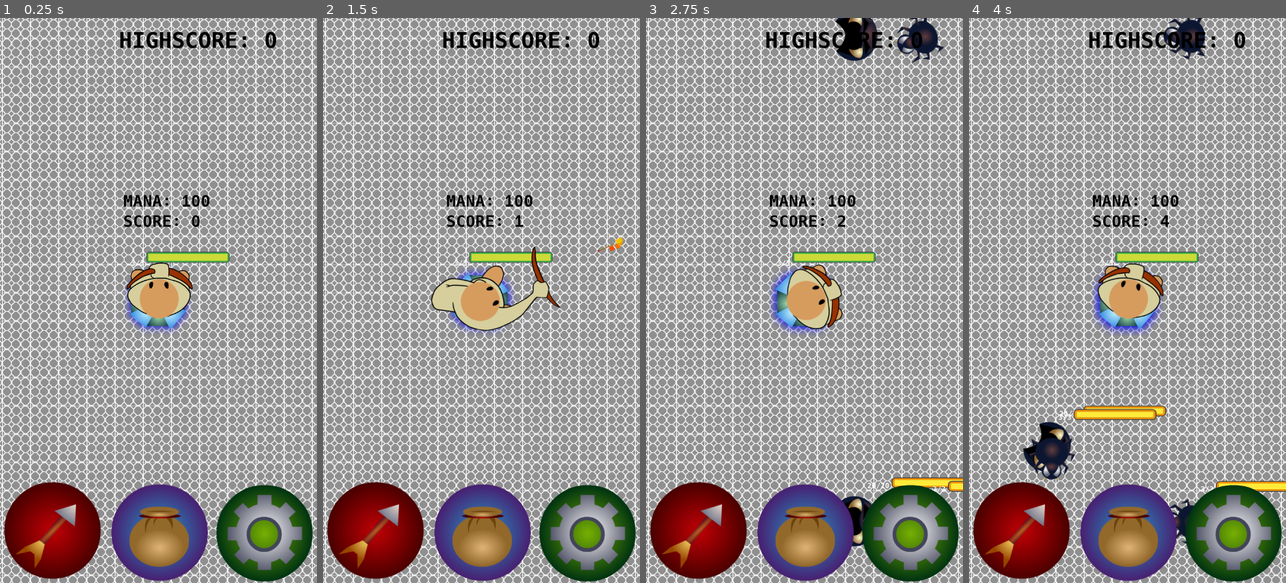
Above: before the commit, frames 1-4 (left to right).
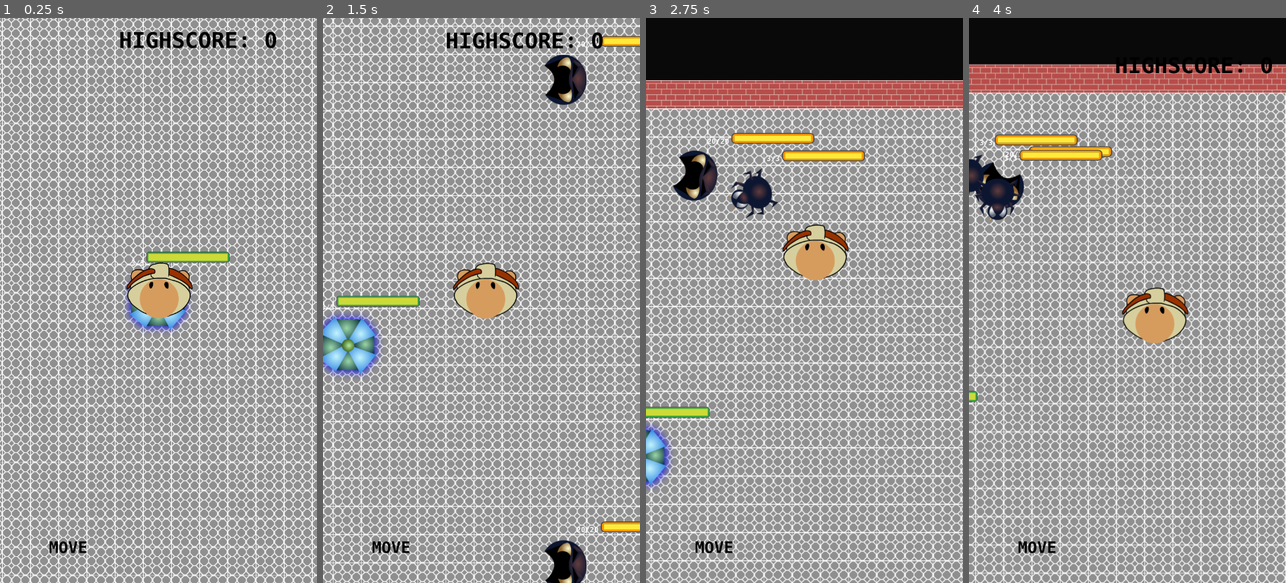
Above: after the commit, the same moments.

Repository: algch/BounceBunny
Game: Godot game, scene res://main.tscn
Same seed, same stepped clock (60 frames per second), same inputs: the game is played once before the commit and once after it.
Inputs (mouse positions are in pixels of both pictures, inside the frame that each line leads up to):
- Up to frame 1 (0.25 s): no input
- Up to frame 2 (1.5 s): move the mouse to (551, 272) at 0.52 s; press the mouse at (551, 272) at 0.53 s; move the mouse to (418, 328) at 1.27 s; release the mouse at (418, 328) at 1.28 s; click (418, 328) at 1.35 s
- Up to frame 3 (2.75 s): move the mouse to (836, 176) at 2.02 s; press the mouse at (836, 176) at 2.03 s
- Up to frame 4 (4 s): move the mouse to (1111, 413) at 2.77 s; release the mouse at (1111, 413) at 2.78 s; click (1111, 413) at 2.85 s; move the mouse to (1222, 385) at 3.52 s; press the mouse at (1222, 385) at 3.53 s

The runs differ from the first frame. In frame 1, 12% of the frame differs, in the area x 1-99%, y 31-100%; in frame 2, 62%; in frame 3, 68%; in frame 4, 69%, in the area x 0-100%, y 0-100%.

Commit message:
WIP changed mechanics

Diff:
--- a/enemies/spider/spider.gd
+++ b/enemies/spider/spider.gd
@@ -49,7 +49,6 @@
 	default_font.font_data = load('res://fonts/default-font.ttf')
 	default_font.size = 22
 	$animation.play('walk')
-	print('spider spawned with speed ', speed)
 
 func handleWeaponCollision(weapon):
 	health -= weapon.damage
--- a/engine/globals.gd
+++ b/engine/globals.gd
@@ -1,4 +1,10 @@
 extends Node
+
+enum ACTIONS {
+    MOVE,
+    ATTACK,
+    PLANT,
+}
 
 enum ITEM_TYPES {
     SEED,
@@ -10,10 +16,8 @@
     SUMMON,
 }
 
-
 func calculateChance(probability):
     return randf() <= probability
 
-
 func getRandomItemType():
     return ITEM_TYPES.values()[randi()%len(ITEM_TYPES)]
--- /dev/null
+++ b/engine/inputHandler.gd
@@ -0,0 +1,68 @@
+extends MarginContainer
+
+onready var player = get_node("/root/main/player")
+onready var main = get_node("/root/main")
+
+var recalculate_move = false
+
+func _on_inputHandler_gui_input(event):
+	if not player:
+		return
+
+	_action(event)
+	_aiming_loop()
+
+func _action(event):
+	match main.get_selected_action():
+		globals.ACTIONS.MOVE:
+			_handle_move_action(event)
+		globals.ACTIONS.ATTACK:
+			_handle_attack_action(event)
+		globals.ACTIONS.PLANT:
+			pass
+
+func _handle_move_action(event):
+	if event.is_action("touch") or recalculate_move:
+		var direction = (get_global_mouse_position() - Vector2(360, 630)).normalized()
+		player.direction = direction
+		recalculate_move = true
+
+	if event.is_action_released('touch'):
+		player.direction = Vector2(0, 0)
+		recalculate_move = false
+
+func _handle_attack_action(event):
+	if event.is_action_pressed('touch') and player.current_state != player.STATE.charging:
+		player.current_state = player.STATE.charging
+		player.shoot_point_start = get_global_mouse_position()
+
+	if event.is_action_released('touch') and player.current_state == player.STATE.charging:
+		var shoot_length = (get_global_mouse_position() - player.shoot_point_start).length()
+		shoot_length = shoot_length if shoot_length <= player.MAX_SHOOT_LENGTH else player.MAX_SHOOT_LENGTH
+		var power = shoot_length/player.MAX_SHOOT_LENGTH
+		player.get_node("animation").set_frame(0)
+
+		player.current_state = player.STATE.idle
+		if power >= 0.2:
+			var direction = (player.shoot_point_start - get_global_mouse_position()).normalized()
+			if player.current_weapon == globals.PROJECTILE_TYPES.ATTACK:
+				player.attack(power, direction)
+			if player.current_weapon == globals.PROJECTILE_TYPES.SUMMON:
+				player.summonPlant(power, direction)
+
+			player.releaseAnimation()
+
+func _aiming_loop():
+	if player.current_state != player.STATE.charging:
+		return
+
+	var reference = (player.shoot_point_start - get_global_mouse_position())
+	var partial_power = reference.length()/player.MAX_SHOOT_LENGTH
+	partial_power = partial_power if partial_power <= 1.0 else 1.0
+	reference = reference.normalized()
+	var frame = floor(partial_power * player.ANIMATION_FRAME_COUNT)
+	player.get_node("animation").set_frame(frame)
+	if partial_power <= 0.2:
+		return
+	var angle = reference.angle() + PI/2.0
+	player.get_node("animation").rotation = angle
--- /dev/null
+++ b/engine/inputHandler.tscn
@@ -0,0 +1,12 @@
+[gd_scene load_steps=2 format=2]
+
+[ext_resource path="res://engine/inputHandler.gd" type="Script" id=1]
+
+[node name="inputHandler" type="MarginContainer"]
+margin_right = 720.0
+margin_bottom = 1080.0
+script = ExtResource( 1 )
+__meta__ = {
+"_edit_use_anchors_": false
+}
+[connection signal="gui_input" from="." to="." method="_on_inputHandler_gui_input"]
--- a/engine/main.gd
+++ b/engine/main.gd
@@ -21,6 +21,9 @@
 var MAX_SPIDER_SPEED = INITIAL_MAX_SPIDER_SPEED
 var MAX_SPIDER_DAMAGE = INITIAL_MAX_SPIDER_DAMAGE
 var MAX_SPIDER_HEALTH = INITIAL_MAX_SPIDER_HEALTH
+
+var available_actions = [globals.ACTIONS.MOVE, globals.ACTIONS.ATTACK, globals.ACTIONS.PLANT]
+var selected_action : = 0
 
 var savegame = File.new()
 var save_path = 'user://savegame.save'
@@ -109,6 +112,17 @@
 func _ready():
 	randomize()
 	if not savegame.file_exists(save_path):
-		print('created save data')
 		create_save()
 	$player/highScore.set_text('HIGHSCORE: ' + str(getHighScore()))
+
+func _on_gui_action_changed(change_dir):
+	var action_index = selected_action + change_dir
+	if action_index < 0:
+		action_index = available_actions.size() - 1
+	elif action_index > available_actions.size() - 1:
+		action_index = 0
+	selected_action = action_index
+	$CanvasLayer/gui/label.set_text(str(selected_action))
+
+func get_selected_action():
+	return available_actions[selected_action]
--- /dev/null
+++ b/engine/swipeDetector.gd
@@ -0,0 +1,36 @@
+extends Node
+
+signal swipe(direction)
+signal swipe_canceled(start_position)
+
+export(float, 1.0, 1.5) var MAX_DIAGONAL_SLOPE = 1.3
+
+onready var timer : = $Timer
+var swipe_start_position : = Vector2()
+
+func _on_swipeDetector_gui_input(event):
+	if not event is InputEventScreenTouch:
+		return
+
+	if event.pressed:
+		_start_detection(event.position)
+	elif not timer.is_stopped():
+		_end_detection(event.position)
+
+func _start_detection(detection_pos : Vector2):
+	swipe_start_position = detection_pos
+	timer.start()
+
+func _end_detection(detection_pos: Vector2):
+	timer.stop()
+	var direction : =  (detection_pos - swipe_start_position).normalized()
+	if abs(direction.x) + abs(direction.y) >= MAX_DIAGONAL_SLOPE:
+		return
+	if abs(direction.x) > abs(direction.y):
+		emit_signal("swipe", Vector2(-sign(direction.x), 0.0))
+	else:
+		emit_signal("swipe", Vector2(0.0, -sign(direction.y)))
+
+func _on_Timer_timeout():
+	timer.stop()
+	emit_signal("swipe_canceled", swipe_start_position)
--- /dev/null
+++ b/engine/swipeDetector.tscn
@@ -0,0 +1,15 @@
+[gd_scene load_steps=2 format=2]
+
+[ext_resource path="res://engine/swipeDetector.gd" type="Script" id=1]
+
+[node name="swipeDetector" type="MarginContainer"]
+margin_right = 720.0
+margin_bottom = 200.0
+script = ExtResource( 1 )
+__meta__ = {
+"_edit_use_anchors_": true
+}
+
+[node name="Timer" type="Timer" parent="."]
+[connection signal="gui_input" from="." to="." method="_on_swipeDetector_gui_input"]
+[connection signal="timeout" from="Timer" to="." method="_on_Timer_timeout"]
--- /dev/null
+++ b/gui/gui.gd
@@ -0,0 +1,17 @@
+extends Control
+
+signal action_changed(direction)
+
+func _on_swipeDetector_swipe(swipe_direction : Vector2):
+	var x_swipe : = int(swipe_direction.x)
+	if x_swipe != 0:
+		emit_signal("action_changed", int(x_swipe))
+
+func action_selector_left():
+	pass
+
+func action_selector_right():
+	pass
+
+func _on_swipeDetector_swipe_canceled(position_start : Vector2):
+	print("swipe canceled")
--- /dev/null
+++ b/gui/gui.tscn
@@ -0,0 +1,38 @@
+[gd_scene load_steps=6 format=2]
+
+[ext_resource path="res://fonts/default-font.ttf" type="DynamicFontData" id=1]
+[ext_resource path="res://gui/gui.gd" type="Script" id=2]
+[ext_resource path="res://engine/swipeDetector.tscn" type="PackedScene" id=3]
+[ext_resource path="res://engine/inputHandler.tscn" type="PackedScene" id=4]
+
+[sub_resource type="DynamicFont" id=1]
+size = 36
+font_data = ExtResource( 1 )
+
+[node name="gui" type="Control"]
+script = ExtResource( 2 )
+__meta__ = {
+"_edit_use_anchors_": false
+}
+
+[node name="label" type="Label" parent="."]
+margin_left = 110.695
+margin_top = 1178.04
+margin_right = 352.695
+margin_bottom = 1267.04
+custom_fonts/font = SubResource( 1 )
+custom_colors/font_color = Color( 0.00392157, 0, 0, 1 )
+text = "MOVE"
+__meta__ = {
+"_edit_use_anchors_": false
+}
+
+[node name="swipeDetector" parent="." instance=ExtResource( 3 )]
+anchor_top = 12.056
+anchor_bottom = 12.056
+margin_top = 1080.0
+margin_bottom = 1280.0
+
+[node name="inputHandler" parent="." instance=ExtResource( 4 )]
+[connection signal="swipe" from="swipeDetector" to="." method="_on_swipeDetector_swipe"]
+[connection signal="swipe_canceled" from="swipeDetector" to="." method="_on_swipeDetector_swipe_canceled"]
--- a/main.tscn
+++ b/main.tscn
@@ -1,10 +1,12 @@
-[gd_scene load_steps=6 format=2]
+[gd_scene load_steps=8 format=2]
 
 [ext_resource path="res://engine/main.gd" type="Script" id=1]
 [ext_resource path="res://tiles/dungeon_tileset.tres" type="TileSet" id=2]
 [ext_resource path="res://plants/plant.tscn" type="PackedScene" id=3]
 [ext_resource path="res://player/player.tscn" type="PackedScene" id=4]
 [ext_resource path="res://enemies/spawner/spawner.tscn" type="PackedScene" id=5]
+[ext_resource path="res://engine/swipeDetector.tscn" type="PackedScene" id=6]
+[ext_resource path="res://gui/gui.tscn" type="PackedScene" id=7]
 
 [node name="main" type="Node"]
 script = ExtResource( 1 )
@@ -33,3 +35,10 @@
 
 [node name="spawner4" parent="." instance=ExtResource( 5 )]
 position = Vector2( 2200, 1350 )
+
+[node name="swipeDetector" parent="." instance=ExtResource( 6 )]
+
+[node name="CanvasLayer" type="CanvasLayer" parent="."]
+
+[node name="gui" parent="CanvasLayer" instance=ExtResource( 7 )]
+[connection signal="action_changed" from="CanvasLayer/gui" to="." method="_on_gui_action_changed"]
--- a/player/player.gd
+++ b/player/player.gd
@@ -1,6 +1,7 @@
 extends Position2D
 
 var SPEED = 500
+var direction = Vector2(0, 0)
 
 var TYPE = 'player'
 
@@ -20,6 +21,7 @@
 }
 var current_state = STATE.idle
 var current_weapon = globals.PROJECTILE_TYPES.ATTACK
+var selected_action = globals.ACTIONS.MOVE
 var shoot_point_start = null
 
 var default_font = DynamicFont.new()
@@ -154,17 +156,6 @@
 		1:
 			return 'summon'
 
-func _draw():
-	if current_state != STATE.charging:
-		return
-	draw_circle(
-		shoot_point_start - position,
-		(get_global_mouse_position() - shoot_point_start).length(),
-		Color(1, 1, 1, 0.25)
-	)
-	var color = Color(1, 1, 1) if (get_global_mouse_position() - shoot_point_start).length() < MAX_SHOOT_LENGTH else Color(1, 0, 0)
-	draw_line(Vector2(0, 0), shoot_point_start - get_global_mouse_position(), color, 4.0)
-
 func _on_animation_finished():
 	var animation_name
 	var part = 0 if current_state == STATE.idle else 1
@@ -194,14 +185,5 @@
 	var angle = reference.angle() + PI/2.0
 	$animation.rotation = angle
 
-func updateGui():
-	var message = 'MANA: ' + str(mana) + '\nSCORE: ' + str(main.score)
-	$gui/label.set_text(message)
-
-func _process(delta):
-	updateGui()
-	update()
-
 func _physics_process(delta):
-	aimingLoop()
-	pollInput()
+	position += direction * SPEED * delta
--- a/player/player.tscn
+++ b/player/player.tscn
@@ -48,9 +48,6 @@
 [ext_resource path="res://player/animations/attack/Player0024.png" type="Texture" id=46]
 [ext_resource path="res://player/animations/attack/Player0025.png" type="Texture" id=47]
 [ext_resource path="res://fonts/default-font.ttf" type="DynamicFontData" id=48]
-[ext_resource path="res://player/sprites/1.png" type="Texture" id=49]
-[ext_resource path="res://player/sprites/2.png" type="Texture" id=50]
-[ext_resource path="res://player/sprites/3.png" type="Texture" id=51]
 [ext_resource path="res://player/sprites/pause_screen.png" type="Texture" id=52]
 [ext_resource path="res://player/sprites/4.png" type="Texture" id=53]
 [ext_resource path="res://player/sprites/5.png" type="Texture" id=54]
@@ -82,7 +79,7 @@
 extents = Vector2( 85, 60 )
 
 [sub_resource type="DynamicFont" id=3]
-size = 36
+size = 100
 font_data = ExtResource( 48 )
 
 [sub_resource type="CircleShape2D" id=4]
@@ -91,20 +88,7 @@
 [sub_resource type="CircleShape2D" id=5]
 radius = 110.0
 
-[sub_resource type="CircleShape2D" id=6]
-radius = 110.0
-
-[sub_resource type="DynamicFont" id=7]
-size = 100
-font_data = ExtResource( 48 )
-
-[sub_resource type="CircleShape2D" id=8]
-radius = 110.0
-
-[sub_resource type="CircleShape2D" id=9]
-radius = 110.0
-
-[sub_resource type="DynamicFont" id=10]
+[sub_resource type="DynamicFont" id=6]
 size = 50
 font_data = ExtResource( 48 )
 
@@ -132,38 +116,6 @@
 position = Vector2( 0, -20 )
 shape = SubResource( 2 )
 
-[node name="gui" type="MarginContainer" parent="."]
-margin_left = -79.8714
-margin_top = -246.875
-margin_right = 162.129
-margin_bottom = -157.875
-
-[node name="label" type="Label" parent="gui"]
-margin_right = 242.0
-margin_bottom = 89.0
-custom_fonts/font = SubResource( 3 )
-custom_colors/font_color = Color( 0.00392157, 0, 0, 1 )
-text = "MANA: 100.0
-SCORE: 0"
-
-[node name="bow" type="TouchScreenButton" parent="."]
-position = Vector2( -399.21, 355.586 )
-normal = ExtResource( 49 )
-shape = SubResource( 4 )
-action = "use_bow"
-
-[node name="seed" type="TouchScreenButton" parent="."]
-position = Vector2( -156.01, 360.387 )
-normal = ExtResource( 50 )
-shape = SubResource( 5 )
-action = "use_seed"
-
-[node name="options" type="TouchScreenButton" parent="."]
-position = Vector2( 82.3901, 361.987 )
-normal = ExtResource( 51 )
-shape = SubResource( 6 )
-action = "pause"
-
 [node name="pauseScreen" type="Sprite" parent="."]
 pause_mode = 2
 visible = false
@@ -184,7 +136,7 @@
 position = Vector2( -371.238, -334.434 )
 z_index = 3
 normal = ExtResource( 53 )
-shape = SubResource( 8 )
+shape = SubResource( 4 )
 action = "resume_restart"
 
 [node name="quit" type="TouchScreenButton" parent="."]
@@ -193,7 +145,7 @@
 position = Vector2( 36.8036, -318.432 )
 z_index = 3
 normal = ExtResource( 54 )
-shape = SubResource( 9 )
+shape = SubResource( 5 )
 action = "quit"
 
 [node name="highScore" type="Label" parent="."]
@@ -201,11 +153,8 @@
 margin_top = -618.934
 margin_right = 86.7049
 margin_bottom = -546.934
-custom_fonts/font = SubResource( 10 )
+custom_fonts/font = SubResource( 6 )
 custom_colors/font_color = Color( 0, 0, 0, 1 )
 [connection signal="animation_finished" from="animation" to="." method="_on_animation_finished"]
-[connection signal="released" from="bow" to="." method="_on_bow_released"]
-[connection signal="released" from="seed" to="." method="_on_seed_released"]
-[connection signal="released" from="options" to="." method="_on_options_released"]
 [connection signal="released" from="resumeRestart" to="." method="_on_resumeRestart_released"]
 [connection signal="released" from="quit" to="." method="_on_quit_released"]
--- a/tiles/dungeon_tileset.tres
+++ b/tiles/dungeon_tileset.tres
@@ -15,6 +15,10 @@
 0/tile_mode = 0
 0/occluder_offset = Vector2( 32, 32 )
 0/navigation_offset = Vector2( 32, 32 )
+0/shape_offset = Vector2( 0, 0 )
+0/shape_transform = Transform2D( 1, 0, 0, 1, 0, 0 )
+0/shape_one_way = false
+0/shape_one_way_margin = 0.0
 0/shapes = [  ]
 0/z_index = 0
 1/name = "wall"
@@ -25,6 +29,11 @@
 1/tile_mode = 0
 1/occluder_offset = Vector2( 32, 32 )
 1/navigation_offset = Vector2( 32, 32 )
+1/shape_offset = Vector2( 32, 32 )
+1/shape_transform = Transform2D( 1, 0, 0, 1, 32, 32 )
+1/shape = SubResource( 1 )
+1/shape_one_way = false
+1/shape_one_way_margin = 1.0
 1/shapes = [ {
 "autotile_coord": Vector2( 0, 0 ),
 "one_way": false,
Not shown: 2 places in player/player.tscn that only renumber resources
